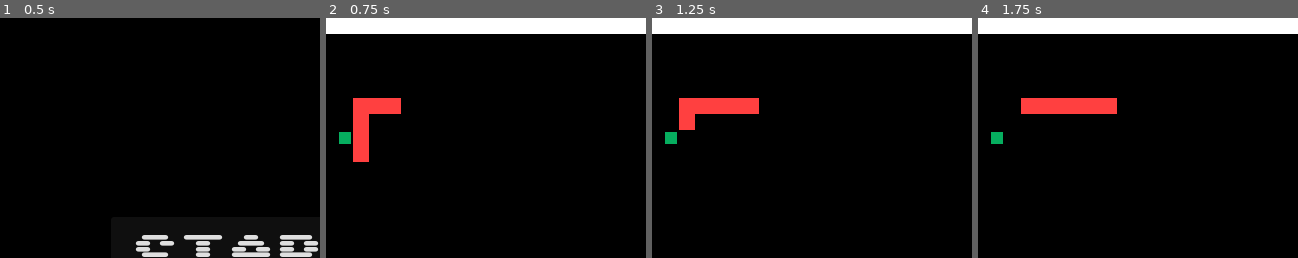
Above: before the commit, frames 1-4 (left to right).
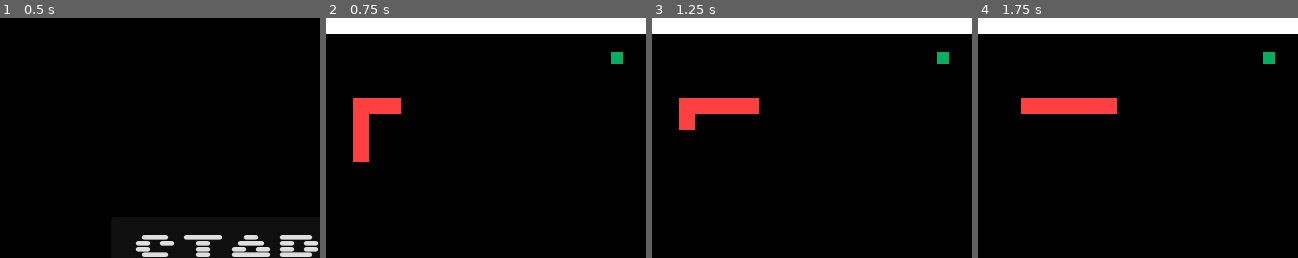
Above: after the commit, the same moments.

Repository: mkacik/godot-snek
Game: Godot game, scene res://scenes/main.tscn
Same seed, same stepped clock (60 frames per second), same inputs: the game is played once before the commit and once after it.
Inputs:
- Up to frame 1 (0.5 s): no input
- Up to frame 2 (0.75 s): click "START" at 0.5 s
- Up to frame 3 (1.25 s): no input
- Up to frame 4 (1.75 s): hold Right (move_right) from 1.28 s (still down)
The pictures show only the part of the screen within x 11-61%, y 0-50%; the shares and areas given below are measured in that part.

Frame 1 is identical in both runs. In frame 2, 0.4% of the frame differs, in the area x 4-93%, y 14-53%; in frame 3, 0.4%; in frame 4, 0.4%.

Commit message:
Wrap unoccupied cell tracking in it's own class

Diff:
--- a/scenes/level.gd
+++ b/scenes/level.gd
@@ -2,10 +2,11 @@
 
 @export var cell_size: int = 16
 var grid_size: Vector2
-var unoccupied_cells = {}
+var cells: Cells
 
 func _ready() -> void:
     grid_size = get_viewport_rect().size / cell_size
+    cells = Cells.new(grid_size)
 
 func _process(_delta: float) -> void:
     pass
@@ -25,22 +26,47 @@
     $WallE.apply_scale(outer_wall_y_scale)
     $WallW.apply_scale(outer_wall_y_scale)
 
-func reset_unoccupied_cells() -> void:
-    unoccupied_cells = {}
-    for x in range(1, grid_size.x - 1):
-        for y in range(1, grid_size.y - 1):
-            mark_grid_cell_unoccupied(Vector2(x, y))
-
 func start() -> void:
+    cells.initialize()
     position_walls()
-    reset_unoccupied_cells()
     show()
 
-func mark_grid_cell_occupied(grid_position: Vector2) -> void:
-    unoccupied_cells.erase(grid_position)
+func mark_grid_cell_occupied(cell: Vector2) -> void:
+    cells.mark_occupied(cell)
 
-func mark_grid_cell_unoccupied(grid_position: Vector2) -> void:
-    unoccupied_cells[grid_position] = null
+func mark_grid_cell_unoccupied(cell: Vector2) -> void:
+    cells.mark_free(cell)
 
 func get_random_unoccupied_grid_cell() -> Vector2:
-    return unoccupied_cells.keys().pick_random()
+    return cells.get_random_free_cell()
+
+
+# This class is used to keep track of free cells to spawn the apples on. When
+# picking position at random, there is a risk of selecting cell that snake is
+# currently on (or a wall with more complex levels). The longer the snake is,
+# the higher risk of not being able to find a free cell randomly in reasonable
+# time, so I chose to track the free cells instead, marking them occupied
+# when snake enters, and marking them free when tail end leaves.
+class Cells extends Node:
+    # GDScript does not have sets, but hashmap with null values will do
+    var free_cells = {}
+    var grid_size
+
+    func _init(new_grid_size: Vector2) -> void:
+        grid_size = new_grid_size
+
+    func initialize():
+        free_cells.clear()
+        for x in range(0, grid_size.x):
+            for y in range(0, grid_size.y):
+                var cell = Vector2(x, y)
+                free_cells[cell] = null
+
+    func mark_free(cell: Vector2) -> void:
+        free_cells[cell] = null
+
+    func mark_occupied(cell: Vector2) -> void:
+        free_cells.erase(cell)
+
+    func get_random_free_cell() -> Vector2:
+        return free_cells.keys().pick_random()
